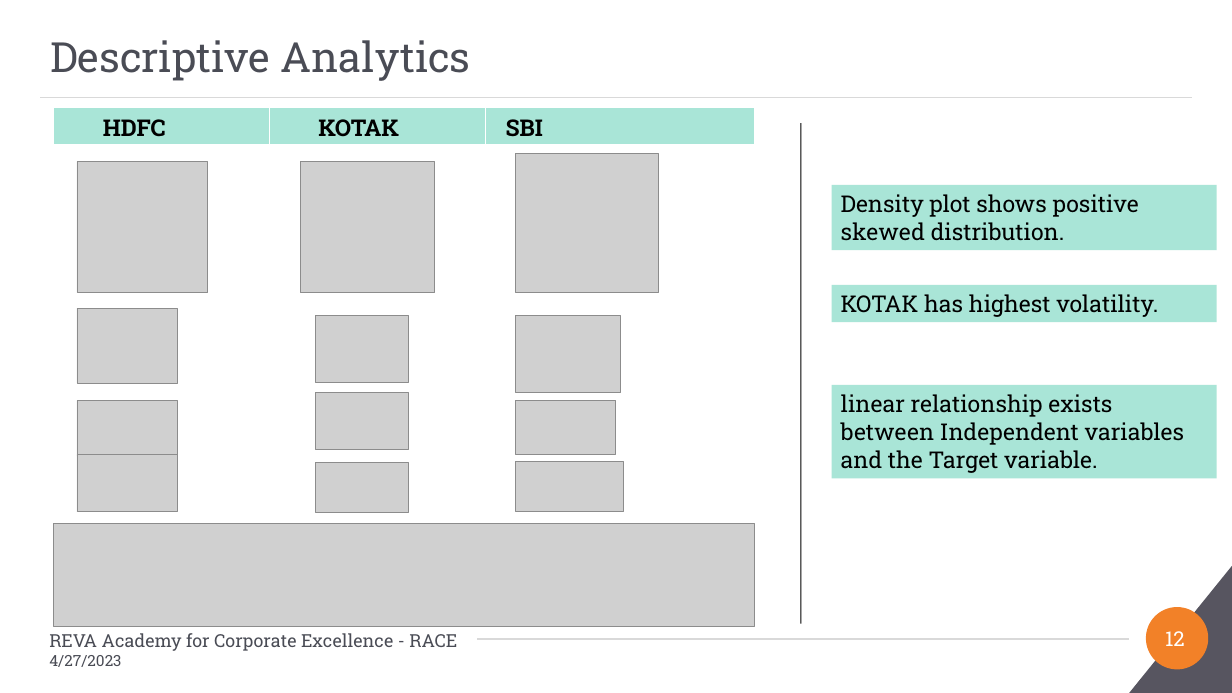
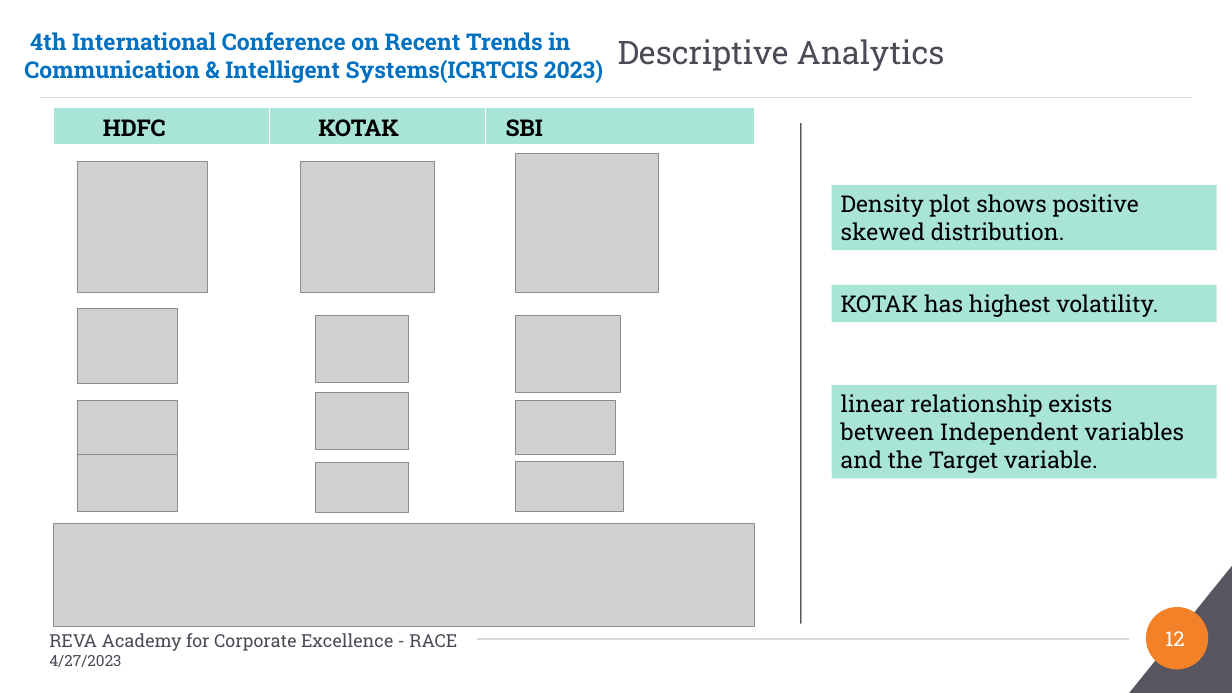
Before and after one commit to Embedded-org/ACCOMPLISHMENTS, a slide deck: slide 12 of RACE_CAPSTONE_PROJECT2/Conference_Paper2/PaperID-180_Direction Detection of Select Stocks with Machine Learning.pptx. Drawn at 1232x693 pixels with LibreOffice and Linux fonts; fonts in the diff are those of the drawing; grey boxes stand for pictures; background and template pictures are left out. Boxes give left, top, right and bottom in pixels: in the first picture for what was removed or moved away, otherwise in the second. Text is boxed around its words. In the diff, an @@ line names an element or a change of style, - is before the commit and + after.

```diff
--- a/RACE_CAPSTONE_PROJECT2/Conference_Paper2/PaperID-180_Direction Detection of Select Stocks with Machine Learning.pptx
+++ b/RACE_CAPSTONE_PROJECT2/Conference_Paper2/PaperID-180_Direction Detection of Select Stocks with Machine Learning.pptx
@@ title "Descriptive Analytics": place and size @@
-title "Descriptive Analytics" at (50, 40, 470, 81)
+title "Descriptive Analytics" at (618, 39, 945, 71)
@@ title "Descriptive Analytics" at (618, 39, 945, 71): size 32.4 to 25.2 pt @@
@@ text added at (24, 32, 603, 83), 18 pt, text #0070C0, bold @@
+4th International Conference on Recent Trends in Communication & Intelligent Systems(ICRTCIS 2023)
```
Also in this commit, not shown: 22 other slides changed.
